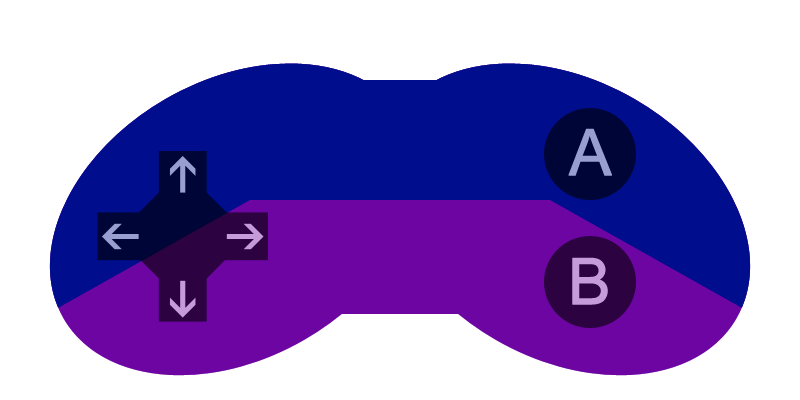
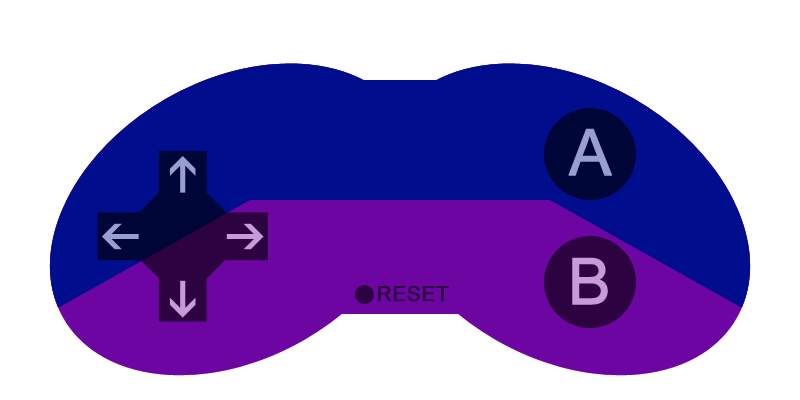
Revision of a layered 800×400 image; what changed, layer by layer:
added layer "RESET" above "Shape 7" over [378, 285, 449, 302]
added layer "Shape 7" above "Shape 2 copy" over [355, 285, 374, 304]
